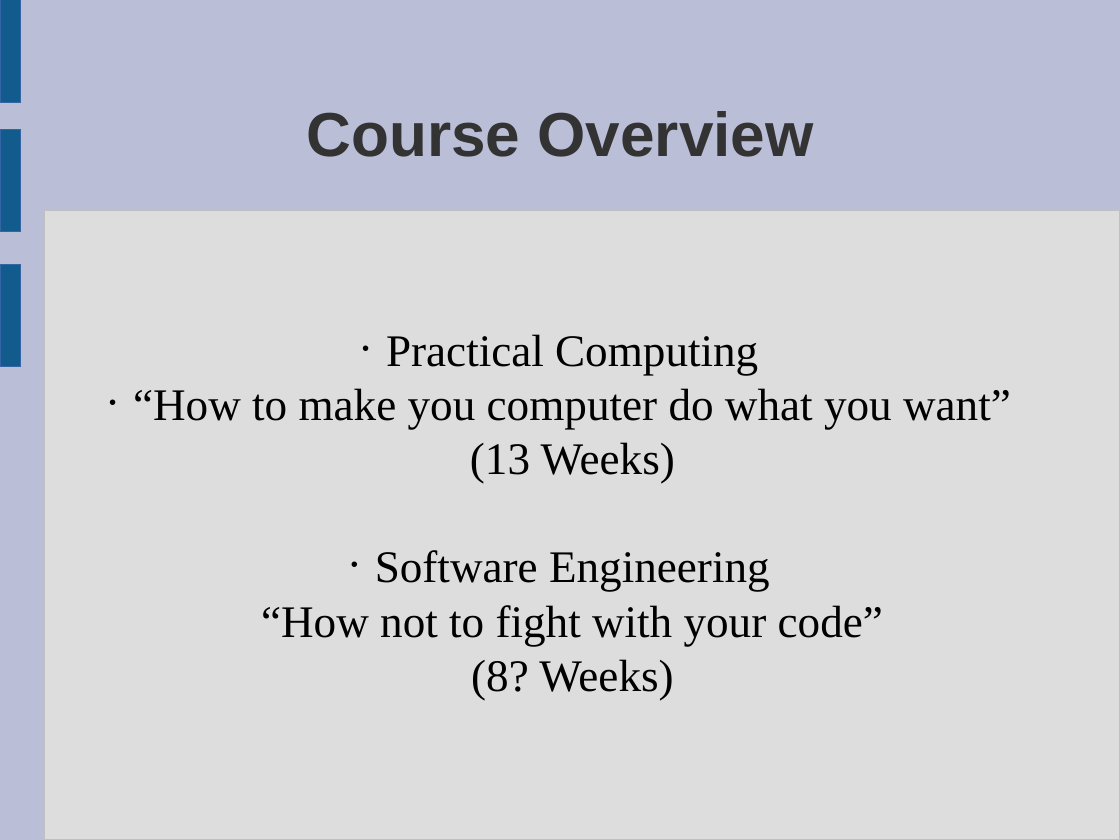
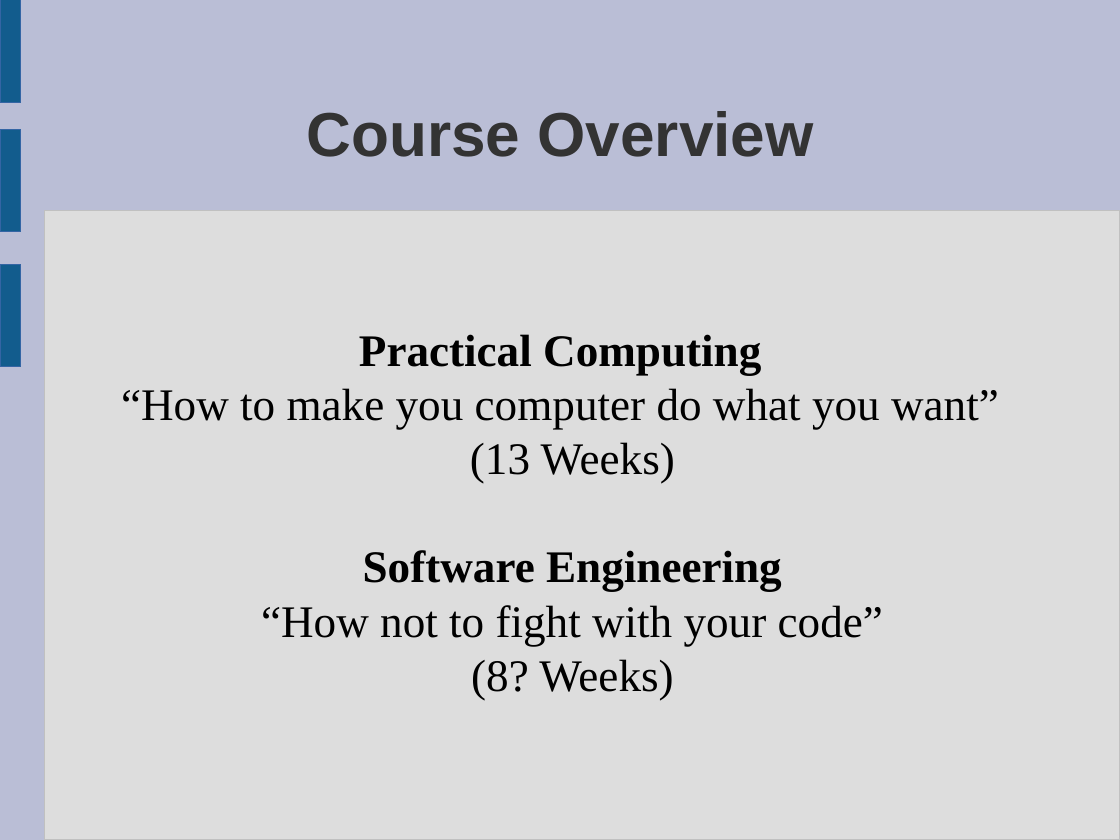
Before and after one commit to mikehulluk/IntroductionToResearchComputing, a slide deck: slide 3 of Wk0/IntroductoryPresentation.odp. Drawn at 1120x840 pixels with LibreOffice and Linux fonts; fonts in the diff are those of the drawing. Boxes give left, top, right and bottom in pixels: in the first picture for what was removed or moved away, otherwise in the second. Text is boxed around its words. In the diff, an @@ line names an element or a change of style, - is before the commit and + after.

Commit message:
Changed name, date, minor formatting issues

```diff
--- a/Wk0/IntroductoryPresentation.odp
+++ b/Wk0/IntroductoryPresentation.odp
@@ subtitle at (x1=121, y1=334, x2=999, y2=592): bold on in "Practical Computing", "Software Engineering"; bullet • to none @@
```
Also in this commit, not shown: 2 other slides changed.
